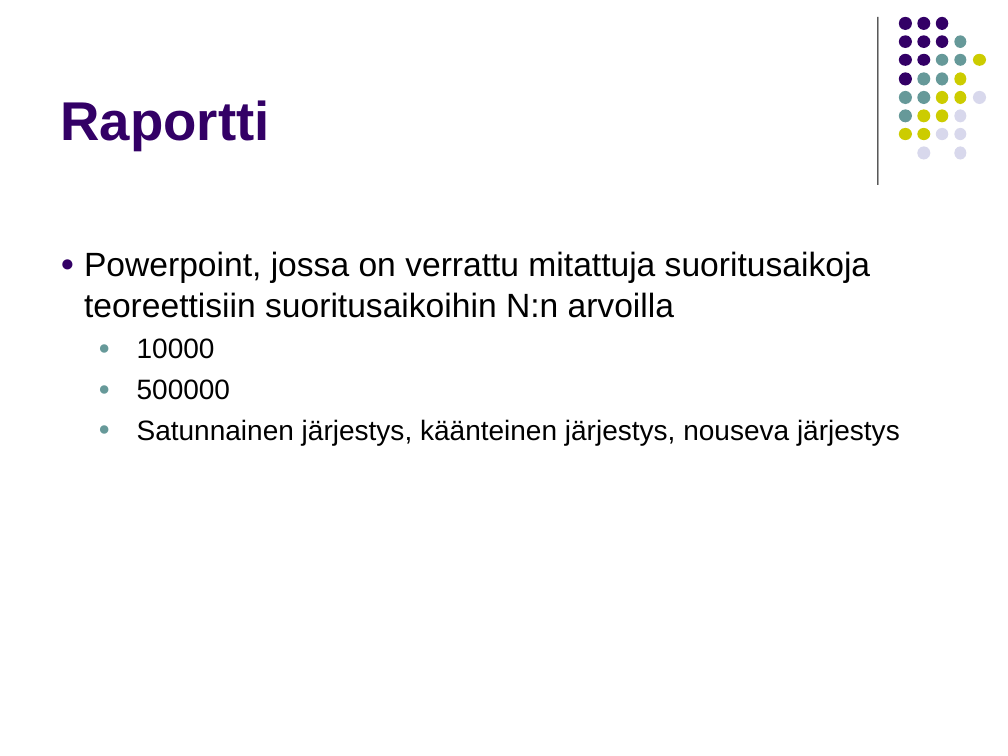
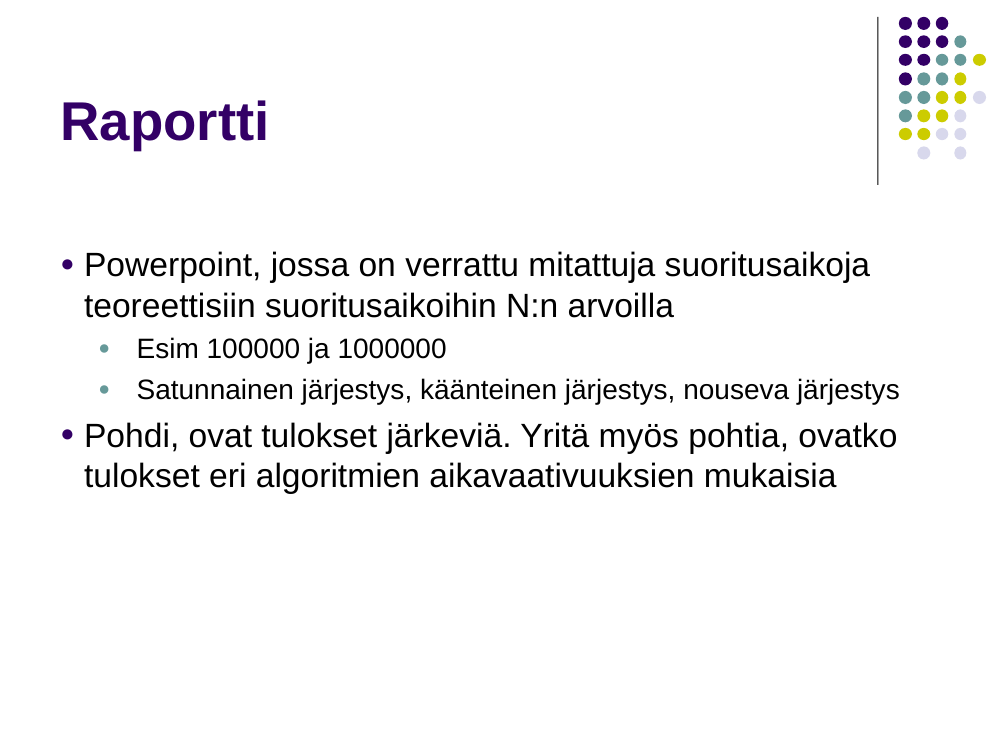
Before and after one commit to lpemake/TrakTite25, a slide deck: slide 5 of Harjoitustyo_Järjestämisalgoritmit.ppt. Drawn at 1008x756 pixels with LibreOffice and Linux fonts; fonts in the diff are those of the drawing. Boxes give left, top, right and bottom in pixels: in the first picture for what was removed or moved away, otherwise in the second. Text is boxed around its words. In the diff, an @@ line names an element or a change of style, - is before the commit and + after.

```diff
--- a/Harjoitustyo_Järjestämisalgoritmit.ppt
+++ b/Harjoitustyo_Järjestämisalgoritmit.ppt
@@ text at (137,337,447,363): text changed @@
-  ● 10000
-  ● 500000
+  ● Esim 100000 ja 1000000
@@ text at (84,422,897,494): paragraph added @@
+● Pohdi, ovat tulokset järkeviä. Yritä myös pohtia, ovatko tulokset eri algoritmien aikavaativuuksien mukaisia
```
Also in this commit, not shown: 3 other slides changed, 1 other file.
